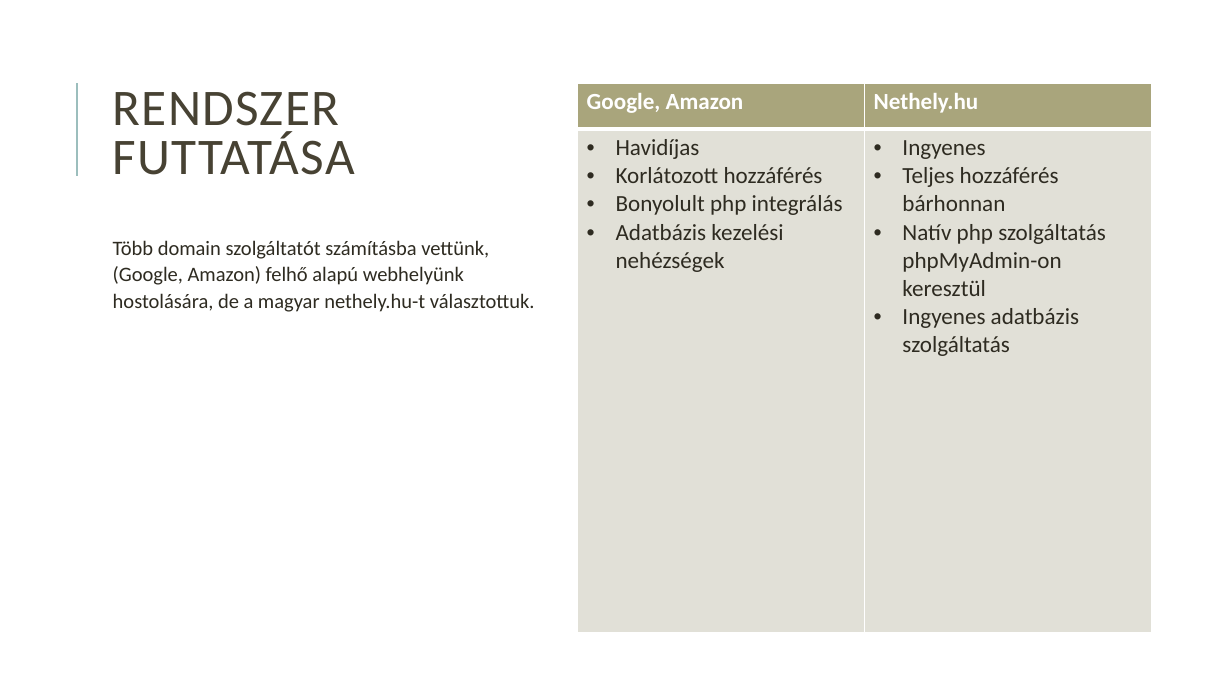
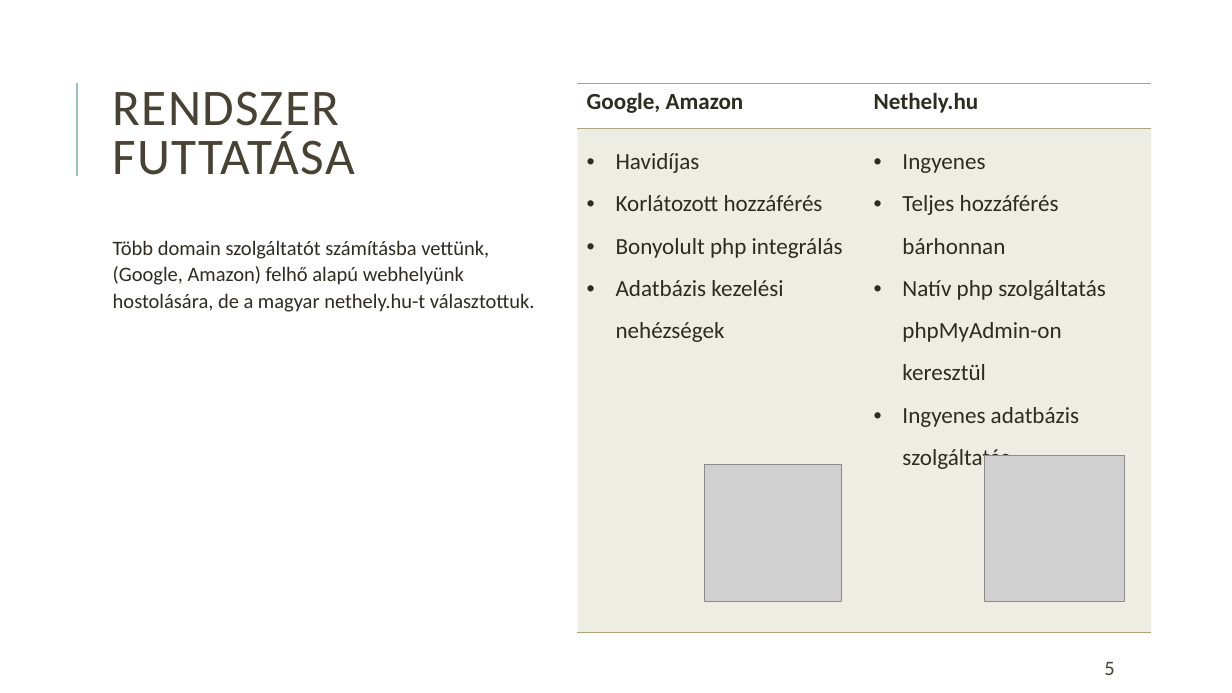
Before and after one commit to HegyiBazsi/Project-LAB-or-DIE, a slide deck: slide 5 of Projektlabor_bemutato.pptx. Drawn at 1232x693 pixels with LibreOffice and Linux fonts; fonts in the diff are those of the drawing; grey boxes stand for pictures. Boxes give left, top, right and bottom in pixels: in the first picture for what was removed or moved away, otherwise in the second. Text is boxed around its words. In the diff, an @@ line names an element or a change of style, - is before the commit and + after.

```diff
--- a/Projektlabor_bemutato.pptx
+++ b/Projektlabor_bemutato.pptx
@@ table at box(578, 83, 1153, 632) @@
@@ fill #A9A57C to none in row 1 @@
@@ fill #E2E1D7 to #A9A57C at 20% opacity in row 2 @@
@@ text colour #FFFFFF to #2E2B21 in "Google, Amazon", "Nethely.hu" @@
@@ line spacing 1 to 1.5 @@
@@ borders changed @@
@@ picture added at box(704, 465, 841, 602) @@
@@ picture added at box(985, 456, 1125, 601) @@
@@ page number added at box(1104, 662, 1114, 675), 16 pt, text #474233 @@
+5
```
Also in this commit, not shown: 7 other slides changed, 1 slide added, 1 slide removed, 1 other file.
